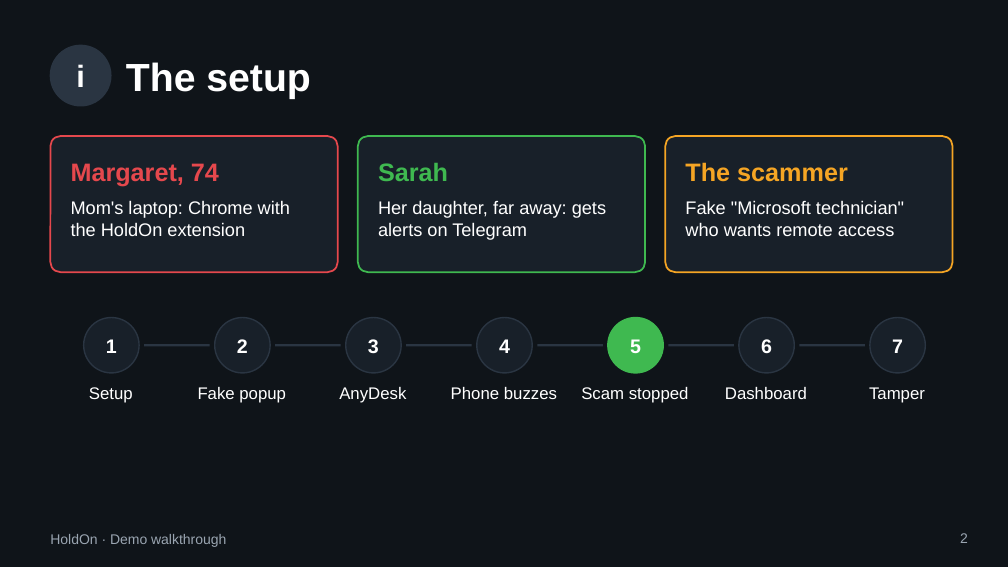
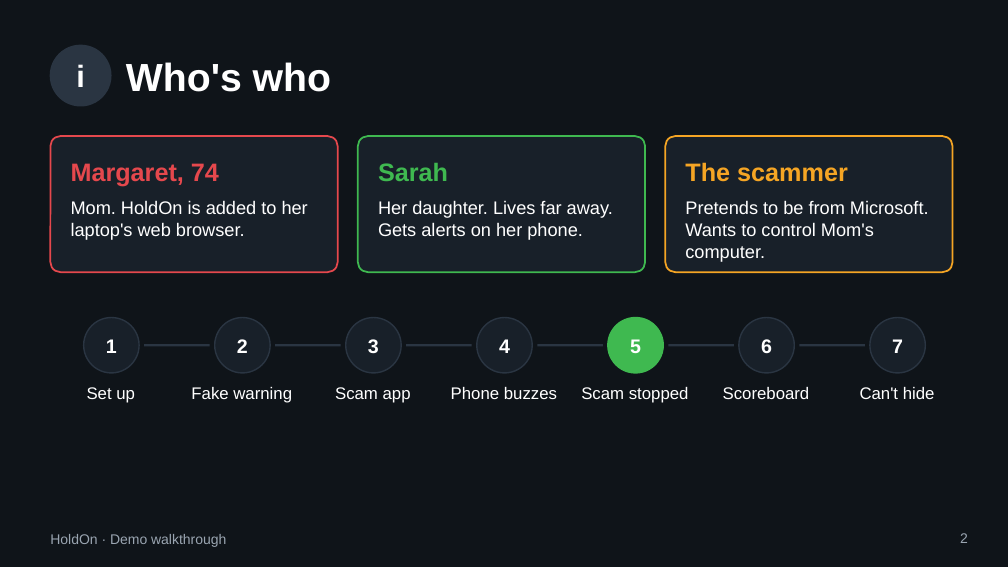
Before and after one commit to nidhishrajan/holdon, a slide deck: slide 2 of pitch/HoldOn-demo-walkthrough.pptx. Drawn at 1008x567 pixels with LibreOffice and Linux fonts; fonts in the diff are those of the drawing. Boxes give left, top, right and bottom in pixels: in the first picture for what was removed or moved away, otherwise in the second. Text is boxed around its words. In the diff, an @@ line names an element or a change of style, - is before the commit and + after.

```diff
--- a/pitch/HoldOn-demo-walkthrough.pptx
+++ b/pitch/HoldOn-demo-walkthrough.pptx
@@ title at [126,62,331,92]: text changed @@
-The setup
+Who's who
@@ text at [71,200,308,240]: text changed @@
-Mom's laptop: Chrome with the HoldOn extension
+Mom. HoldOn is added to her laptop's web browser.
@@ text at [378,200,613,240]: text changed @@
-Her daughter, far away: gets alerts on Telegram
+Her daughter. Lives far away. Gets alerts on her phone.
@@ text at [685,200,929,262]: text changed @@
-Fake "Microsoft technician" who wants remote access
+Pretends to be from Microsoft. Wants to control Mom's computer.
@@ text at [87,387,135,403]: spaces changed @@
-Setup
+Set up
@@ text at [191,387,292,403]: text changed @@
-Fake popup
+Fake warning
@@ text at [335,387,411,403]: text changed @@
-AnyDesk
+Scam app
@@ text at [723,387,810,399]: text changed @@
-Dashboard
+Scoreboard
@@ text at [860,387,935,399]: text changed @@
-Tamper
+Can't hide
```
Also in this commit, not shown: 9 other slides changed, 1 other file.
